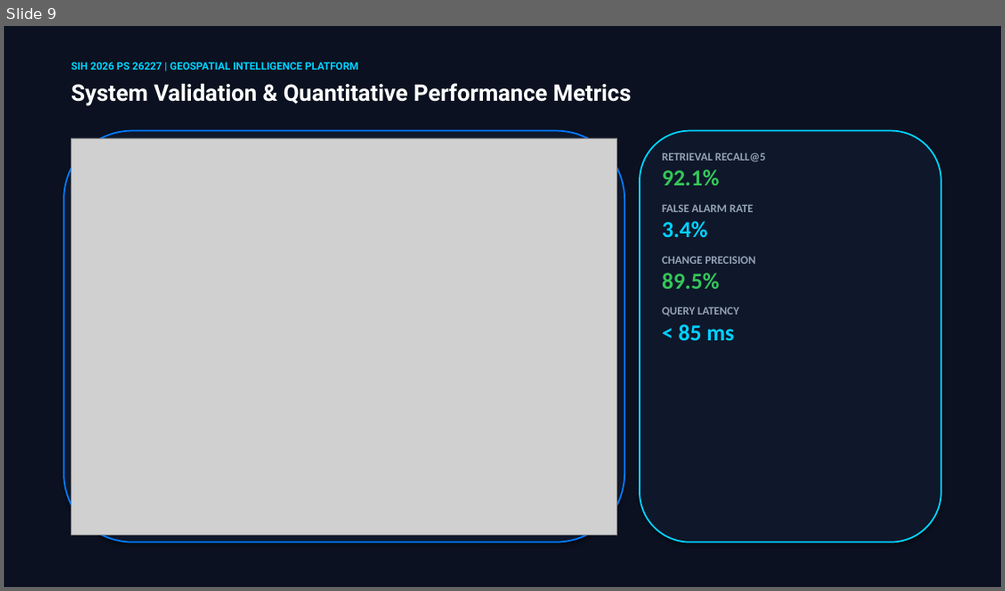
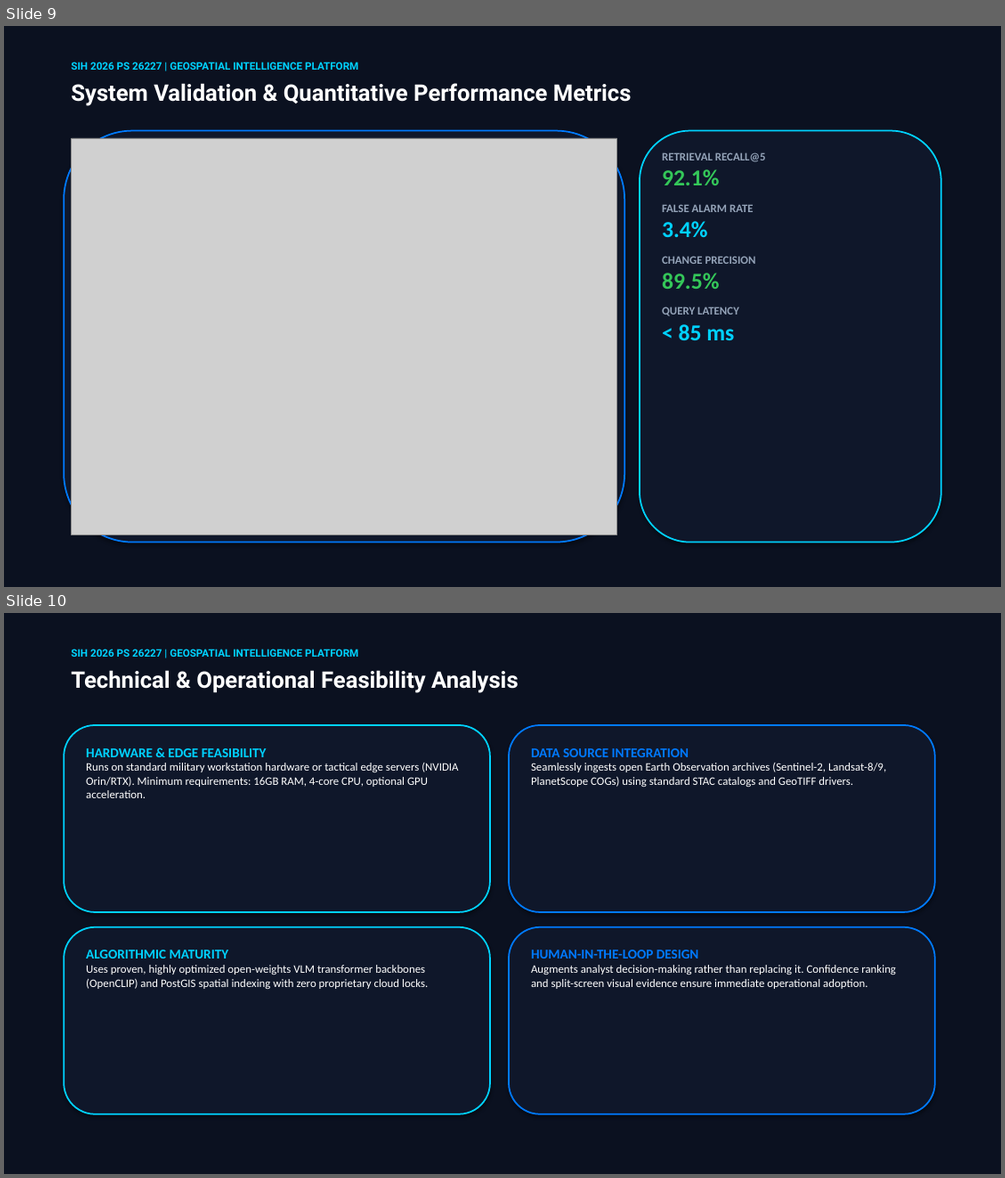
Before and after one commit to narcissus8302-wq/vidra, a slide deck: SIH_PPT/SIH_26227_Geospatial_Intelligence_Platform.pptx. Shown one above the other, each under a label of ours: slide 9 before the commit, slides 9 and 10 after it. The pictures are 1005x591 and 1005x1178 pixels, drawn with LibreOffice and Linux fonts; fonts in the diff are those of the drawing; grey boxes stand for pictures. Boxes give left, top, right and bottom in pixels: in the first picture for what was removed or moved away, otherwise in the second. Text is boxed around its words. In the diff, an @@ line names an element or a change of style, - is before the commit and + after.

Commit message:
Add Feasibility, Viability, Impact, and System Benefits slides to SIH 26227 deck
- Expand PowerPoint generator script to 21 slides including technical/operational feasibility, commercial viability, and impact metrics
- Regenerate SIH_26227_Geospatial_Intelligence_Platform.pptx with updated dark navy and vivid azure styling

```diff
--- a/SIH_PPT/SIH_26227_Geospatial_Intelligence_Platform.pptx
+++ b/SIH_PPT/SIH_26227_Geospatial_Intelligence_Platform.pptx
@@ slide 10 added at <box>4,613,1001,1174</box>, background #0B1120 @@
@@ text added at <box>71,649,358,657</box>, 10 pt, text #00D2FF, bold @@
+SIH 2026 PS 26227 | GEOSPATIAL INTELLIGENCE PLATFORM
@@ text added at <box>71,670,518,693</box>, 22 pt, text #FFFFFF, bold @@
+Technical & Operational Feasibility Analysis
@@ rounded rectangle added at <box>64,725,490,912</box>, fill #0F172A, outline #00D2FF 1.5 pt @@
@@ rounded rectangle added at <box>509,725,935,912</box>, fill #0F172A, outline #007AFF 1.5 pt @@
@@ text added at <box>86,748,458,798</box>, 11 pt, text #FFFFFF @@
+HARDWARE & EDGE FEASIBILITY
+Runs on standard military workstation hardware or tactical edge servers (NVIDIA Orin/RTX). Minimum requirements: 16GB RAM, 4-core CPU, optional GPU acceleration.
@@ text added at <box>531,748,886,787</box>, 11 pt, text #FFFFFF @@
+DATA SOURCE INTEGRATION
+Seamlessly ingests open Earth Observation archives (Sentinel-2, Landsat-8/9, PlanetScope COGs) using standard STAC catalogs and GeoTIFF drivers.
@@ rounded rectangle added at <box>64,927,490,1114</box>, fill #0F172A, outline #00D2FF 1.5 pt @@
@@ rounded rectangle added at <box>509,927,935,1114</box>, fill #0F172A, outline #007AFF 1.5 pt @@
@@ text added at <box>86,949,428,989</box>, 11 pt, text #FFFFFF @@
+ALGORITHMIC MATURITY
+Uses proven, highly optimized open-weights VLM transformer backbones (OpenCLIP) and PostGIS spatial indexing with zero proprietary cloud locks.
@@ text added at <box>531,949,896,989</box>, 11 pt, text #FFFFFF @@
+HUMAN-IN-THE-LOOP DESIGN
+Augments analyst decision-making rather than replacing it. Confidence ranking and split-screen visual evidence ensure immediate operational adoption.
```
Also in this commit, not shown: 1 slide changed, 2 other slides added, 1 other file.
